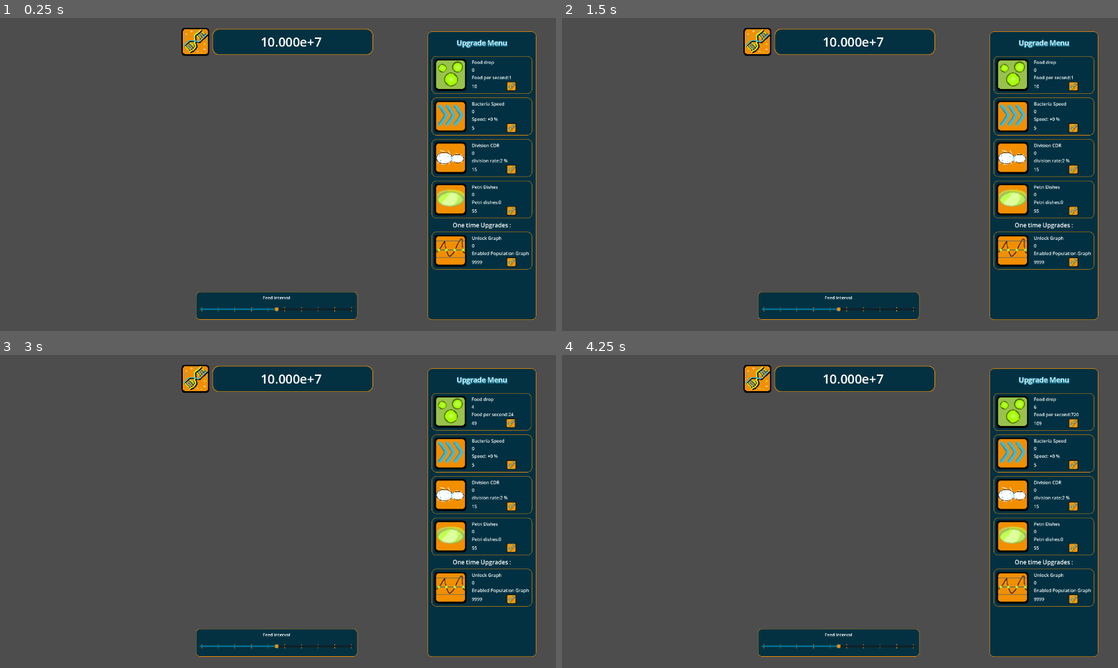
Above: before the commit, frames 1-4 (two rows, left to right).
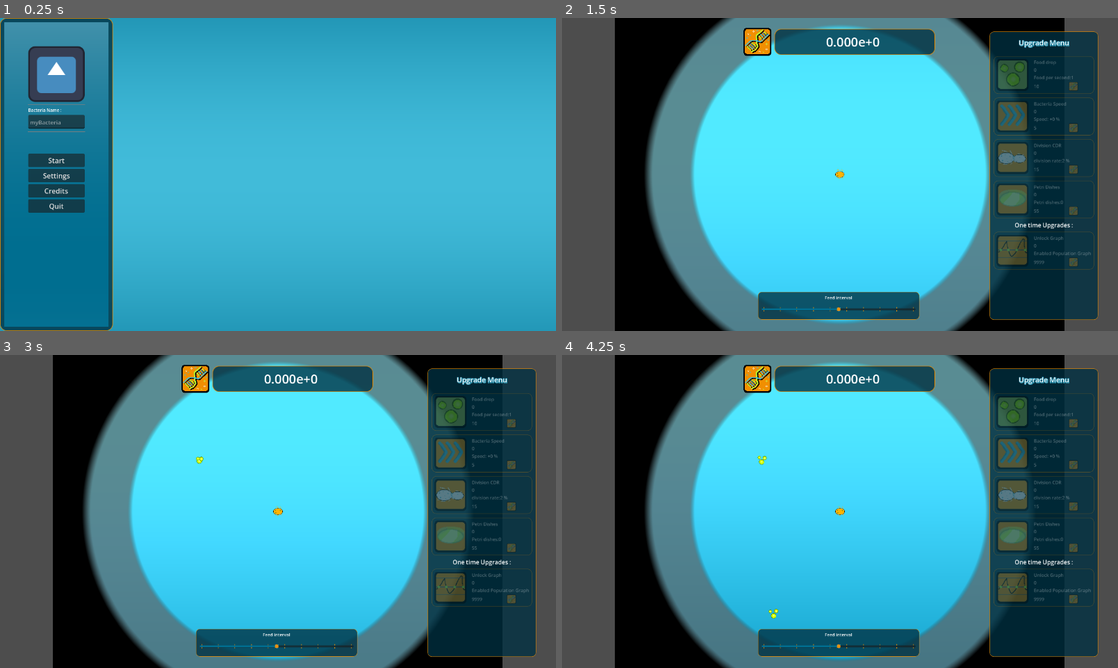
Above: after the commit, the same moments.

Repository: MisterIXI/chili-code-jam-4
Game: Godot game, scene res://entities/ui/game_ui.tscn
Two runs of this game, one before a commit and one after it. Both use one fixed random seed, a clock stepped at 60 frames per second and the inputs below. Before the commit the project has no main scene; this scene is started directly in both runs. The engine's default icon, where the game draws it, is replaced by a stand-in: a white triangle on a blue panel in a dark square.
Inputs (mouse positions are in pixels of both pictures, inside the frame that each line leads up to):
- Up to frame 1 (0.25 s): no input
- Up to frame 2 (1.5 s): click (617, 158) at 0.5 s, where only the run after the commit has a clickable "Start"; click (617, 158) at 1.25 s, where only the run after the commit has a clickable "Start"
- Up to frame 3 (3 s): tap Enter at 2 s; move the mouse to (294, 380) at 2.02 s; hold D (move_right) 2.03-2.78 s; tap 1 (hotkey_1) at 2.1, 2.85 s; click (294, 380) at 2.17 s; tap Space at 2.75 s; hold Down (move_backward) from 2.78 s (still down); click (294, 380) at 2.92 s
- Up to frame 4 (4.25 s): tap Enter at 3.5 s; move the mouse to (895, 442) at 3.52 s; release Down (move_backward) at 3.53 s; hold D (move_right) from 3.53 s (still down); tap 1 (hotkey_1) at 3.6 s

The runs differ from the first frame. In frame 1, 99% of the frame differs, in the area x 0-100%, y 0-100%; in frame 2, 71%; in frame 3, 71%; in frame 4, 71%.

Commit message:
upgrade_loaded_after_restart

Diff:
--- a/autoload/game_data.gd
+++ b/autoload/game_data.gd
@@ -35,15 +35,15 @@
     u_basic_graphs  =0
     u_advanced_graphs = 0
     u_auto_upgrader =0
-    s_master_volume   =0.5
-    s_music_volume  =0.5
-    s_sound_volume =0.5
+    s_master_volume   =0.1
+    s_music_volume  =0.1
+    s_sound_volume =0.1
     s_fullscreen =0
     s_fps_counter  =1
     s_max_bacterias  =1000
     s_save_game_data  =1
     s_save_interval=60
-    p_dna_currency  = 99999999.0
+    p_dna_currency  = 0.0
     p_total_bacterias_spawned  = 1.0
     p_bacterias  = 1.0
     p_food_slider  = 0.5
--- a/autoload/persistent_manager.gd
+++ b/autoload/persistent_manager.gd
@@ -80,21 +80,34 @@
         ## Load data from saved_data with get value
         ## Upgrades
         GameData.u_food_drop_max = saved_data.get("food_drop_max", 0)
+        UpgradeManager.on_upgrade_game_data_loaded("food_drop_max",GameData.u_food_drop_max)
+
         GameData.u_petri_dishes  = saved_data.get("petri_dishes", 0)
-        GameData.u_bacteria_speed  = saved_data.get("bacteria_speedx", 0)
+        UpgradeManager.on_upgrade_game_data_loaded("petri_dishes",GameData.u_petri_dishes)
+
+        GameData.u_bacteria_speed  = saved_data.get("bacteria_speed", 0)
+        UpgradeManager.on_upgrade_game_data_loaded("petri_dishes", GameData.u_bacteria_speed)
+
         GameData.u_bacteria_division_cdr = saved_data.get("bacteria_division_cdr", 0)
+        UpgradeManager.on_upgrade_game_data_loaded("bacteria_division_cdr", GameData.u_bacteria_division_cdr)
+
         GameData.u_basic_graphs  =saved_data.get("basic_graphs", 0)
+        UpgradeManager.on_upgrade_game_data_loaded("basic_graphs", GameData.u_basic_graphs)
+
         GameData.u_advanced_graphs = saved_data.get("advanced_graphs", 0)
+        UpgradeManager.on_upgrade_game_data_loaded("advanced_graphs", GameData.u_advanced_graphs)
+
         GameData.u_auto_upgrader =saved_data.get("auto_upgrader", 0)
+        UpgradeManager.on_upgrade_game_data_loaded("auto_upgrader", GameData.u_auto_upgrader)
         ### Settings
         GameData.s_master_volume = saved_data.get("master_volume", 0.0)
         GameData.s_music_volume = saved_data.get("music_volume", 0.0)
         GameData.s_sound_volume =saved_data.get("sound_volume", 0.0)
         GameData.s_fullscreen =saved_data.get("fullscreen", 0)
-        GameData.s_fps_counter  =saved_data.get("fps_counter", 0)
-        GameData.s_max_bacterias  =saved_data.get("max_bacterias", 0)
-        GameData.s_save_game_data  =saved_data.get("save_game_data", 0)
-        GameData.s_save_interval=saved_data.get("save_interval", 0)
+        GameData.s_fps_counter =saved_data.get("fps_counter", 0)
+        GameData.s_max_bacterias =saved_data.get("max_bacterias", 0)
+        GameData.s_save_game_data =saved_data.get("save_game_data", 0)
+        GameData.s_save_interval = saved_data.get("save_interval", 0)
         ### Progress
         GameData.p_dna_currency  = saved_data.get("dna_currency", 0.0)
         GameData.p_total_bacterias_spawned  = saved_data.get("total_bacterias_spawned", 0.0)
--- a/autoload/sound_manager.gd
+++ b/autoload/sound_manager.gd
@@ -61,6 +61,9 @@
     _audio_bus_master = AudioServer.get_bus_index("Master")
     _audio_bus_music = AudioServer.get_bus_index("Music")
     _audio_bus_sound = AudioServer.get_bus_index("Sound")
+    PersistentManager.game_data_loaded.connect(_on_game_data_loaded)
+
+func _on_game_data_loaded()->void:
     _initiale_volume()
 
 ####################### / BASED FUNCTIONS
--- a/autoload/upgrade_manager.gd
+++ b/autoload/upgrade_manager.gd
@@ -33,14 +33,14 @@
 
 
 ## this function will store game data after restarts
-func on_upgrade_game_data_loaded(_level : int,_upgrade : Upgrade) ->void:
+func on_upgrade_game_data_loaded(_upgrade_string : String,_level : int) ->void:
     ## upgradelevel to database
     for x in upgrade_list:
-        if x.upgrade_name == _upgrade.upgrade_name:
+        if x.upgrade_name == _upgrade_string:
             for y in _level:
                 x.apply_upgrade()
-    ## update visuals
-    update_visual_upgrade.emit(_upgrade)
+            update_visual_upgrade.emit(x)
+            ## update visuals
 
 ### ON BUTTON PRESSED
 func on_upgrade_clicked(upgrade_string :String) ->void:
--- a/entities/bacteria/spawn_manager.gd
+++ b/entities/bacteria/spawn_manager.gd
@@ -1,7 +1,6 @@
 extends Node2D
 class_name Spawn_Manager
 
-const BACTERIA_SCENE = preload("res://entities/test/bubble.tscn")
 const SMART_BACTERIA_SCENE = preload("res://entities/bacteria/smart_bacteria.tscn")
 @export var real_spawn_curve: Curve
 @export var food_mgr: FoodManager
@@ -73,19 +72,8 @@
 	else:
 		fake_bacteria_count += 1.0
 	_add_player_progress(1)
-	# Use range(value) to iterate the requested number of times
-	#for n in range(1):
-	# _new_bacteria(start_health,start_speed, _pos)
-	# print("Bacteria#: ", get_child_count())
 
 
-func _new_bacteria(_start_health : int, _start_speed : float, _pos : Vector2) ->void:
-
-	var _bacteria_scene : Bacteria= BACTERIA_SCENE.instantiate() as Bacteria
-	add_child(_bacteria_scene)
-	_bacteria_scene.global_position = _pos
-	_bacteria_scene.setup(_start_health, _start_speed)
-		# Defer add_child
 
 func _new_smart_bacteria(pos: Vector2) -> void:
 	var bacteria: SmartBacteria = SMART_BACTERIA_SCENE.instantiate()
--- a/entities/food/food.gd
+++ b/entities/food/food.gd
@@ -7,7 +7,7 @@
 	body_entered.connect(_on_body_entered)
 
 func _on_body_entered(_body: Node2D) ->void:
-	if _body is Bacteria or _body is SmartBacteria:
+	if _body is SmartBacteria:
 		if !_is_allready_eaten:
 			_is_allready_eaten = true
 			# monitorable = false
--- a/entities/game/game_scene_final.tscn
+++ /dev/null
@@ -1,3 +0,0 @@
-[gd_scene format=3 uid="uid://d3oklbd3gvih5"]
-
-[node name="test_Scene" type="Node2D" unique_id=878687820]
--- /dev/null
+++ b/entities/game/intro_scene.tscn
@@ -0,0 +1,3 @@
+[gd_scene format=3 uid="uid://b0hnfk0ot2lkj"]
+
+[node name="intro_scene" type="Node2D" unique_id=1792973364]
--- a/entities/player/player_bacteria.tscn
+++ /dev/null
@@ -1,41 +0,0 @@
-[gd_scene format=3 uid="uid://cmb6rtxo55gr"]
-
-[ext_resource type="Script" uid="uid://b4mgha1whfl8e" path="res://entities/test/player_controller.gd" id="1_0xef5"]
-[ext_resource type="Texture2D" uid="uid://1futmjcqdt3g" path="res://textures/test_bacteria2.png" id="2_4ib2q"]
-[ext_resource type="PackedScene" uid="uid://cku7lehw17qfo" path="res://entities/modules/attack_pili.tscn" id="3_gkuxe"]
-[ext_resource type="PackedScene" uid="uid://dqysonr4jj16j" path="res://entities/modules/hurtbox_component.tscn" id="4_7s7cg"]
-[ext_resource type="PackedScene" uid="uid://bfhie18g76lue" path="res://entities/modules/healt_component.tscn" id="5_utksp"]
-
-[sub_resource type="CircleShape2D" id="CircleShape2D_ln0xr"]
-radius = 30.0
-
-[sub_resource type="CapsuleShape2D" id="CapsuleShape2D_s5in4"]
-radius = 69.65
-height = 467.37
-
-[node name="Player_Bacteria" type="Node2D" unique_id=1138721639]
-
-[node name="bacteria_body" type="RigidBody2D" parent="." unique_id=1619263442]
-linear_damp = 0.8
-angular_damp = 7.0
-script = ExtResource("1_0xef5")
-
-[node name="CollisionShape2D" type="CollisionShape2D" parent="bacteria_body" unique_id=92709900]
-shape = SubResource("CircleShape2D_ln0xr")
-
-[node name="Sprite2D2" type="Sprite2D" parent="bacteria_body" unique_id=1965156446]
-rotation = 1.5707964
-texture = ExtResource("2_4ib2q")
-
-[node name="Attack_Pili" parent="bacteria_body" unique_id=4449630 instance=ExtResource("3_gkuxe")]
-position = Vector2(97, -2)
-rotation = 1.4922565
-scale = Vector2(0.99999994, 0.99999994)
-
-[node name="Hurtbox_Component" parent="bacteria_body" unique_id=1501618438 node_paths=PackedStringArray("health_component") instance=ExtResource("4_7s7cg")]
-health_component = NodePath("../../Healt_Component")
-
-[node name="CollisionShape2D" type="CollisionShape2D" parent="bacteria_body/Hurtbox_Component" unique_id=881121067]
-shape = SubResource("CapsuleShape2D_s5in4")
-
-[node name="Healt_Component" parent="." unique_id=533804621 instance=ExtResource("5_utksp")]
--- a/entities/test/bubble.gd
+++ /dev/null
@@ -1,42 +0,0 @@
-extends RigidBody2D
-class_name Bacteria
-var life_time : float = 100.0
-var well_fed : int = 0
-
-@onready var anim_sprite :AnimatedSprite2D =$AnimatedSprite2D
-func _ready() -> void:
-	anim_sprite.animation_finished.connect(_on_animation_finished_dying)
-# Called when the node instantiate
-func setup(_life_time : float, _speed : float) -> void:
-	linear_velocity = Vector2(_speed,_speed)
-	life_time = _life_time
-	anim_sprite.play("spawn")
-
-func _physics_process(delta: float) -> void:
-	life_time -= delta
-	_check_death()
-
-func _check_death() -> void:
-	if life_time <= 0:
-		_died()
-
-func _died() ->void:
-
-	anim_sprite.play("dying")
-	linear_damp = 0.9
-
-func eat(_amount : int) ->void:
-	well_fed += _amount
-	cellula_divisio()
-
-func cellula_divisio() ->void:
-	#Spawn Manager with Timer give position
-
-	get_parent().spawn(global_position)
-	well_fed = 0
-
-func _on_animation_finished_dying() ->void:
-	if anim_sprite.animation == "dying":
-		print("bacteria died")
-		#chance to drop food if die after ugprade is enabled
-		queue_free()
--- a/entities/test/bubble.tscn
+++ /dev/null
@@ -1,27 +0,0 @@
-[gd_scene format=3 uid="uid://bqvqqbgr564lb"]
-
-[ext_resource type="Script" uid="uid://b14a75thuvtt4" path="res://entities/test/bubble.gd" id="1_t2k6f"]
-[ext_resource type="SpriteFrames" uid="uid://dkrccksyltqt4" path="res://entities/bacteria/Sprite_Frame_Bacteria_01.tres" id="2_t2k6f"]
-
-[sub_resource type="PhysicsMaterial" id="PhysicsMaterial_fh42i"]
-friction = 0.0
-bounce = 1.0
-
-[sub_resource type="CircleShape2D" id="CircleShape2D_t2k6f"]
-radius = 14.035668
-
-[node name="bubble" type="RigidBody2D" unique_id=333076184]
-collision_layer = 3
-physics_material_override = SubResource("PhysicsMaterial_fh42i")
-script = ExtResource("1_t2k6f")
-
-[node name="CollisionShape2D" type="CollisionShape2D" parent="." unique_id=74351563]
-shape = SubResource("CircleShape2D_t2k6f")
-
-[node name="AnimatedSprite2D" type="AnimatedSprite2D" parent="." unique_id=187898852]
-modulate = Color(0.94509804, 0.56078434, 0.003921569, 1)
-sprite_frames = ExtResource("2_t2k6f")
-animation = &"spawn"
-autoplay = "idle"
-frame = 5
-frame_progress = 1.0
--- a/entities/test/eye_controller.gd
+++ /dev/null
@@ -1,27 +0,0 @@
-extends Sprite2D
-
-const SPEED : float = 2.0
-
-var _rotation_angle : float = 0.0
-
-# Called when the node enters the scene tree for the first time.
-func _ready() -> void:
-	pass # Replace with function body.
-
-func _input(_event: InputEvent) -> void:
-
-	if _event.is_action_pressed("move_backward"):
-		_rotation_angle =  -180
-	elif _event.is_action_pressed("move_forward"):
-		_rotation_angle =  180
-	elif _event.is_action_pressed("move_left"):
-		_rotation_angle =  90
-	elif _event.is_action_pressed("move_right"):
-		_rotation_angle = -90
-	else:
-		if Input.get_vector("move_backward", "move_forward","move_left","move_right").length() < 0.1:
-			_rotation_angle = 0
-
-func _process(_delta: float) -> void:
-
-	rotation = _rotation_angle
--- a/entities/test/game_scene.tscn
+++ /dev/null
@@ -1,116 +0,0 @@
-[gd_scene format=3 uid="uid://cgv0q75evj3tx"]
-
-[ext_resource type="Script" uid="uid://b4mgha1whfl8e" path="res://entities/test/player_controller.gd" id="1_ln0xr"]
-[ext_resource type="Texture2D" uid="uid://c450n5w02tgeg" path="res://textures/test_bacteria.png" id="2_ln0xr"]
-[ext_resource type="Texture2D" uid="uid://t54se15rx8o6" path="res://textures/test_bacteria_eye.png" id="3_u8k4i"]
-
-[sub_resource type="CircleShape2D" id="CircleShape2D_ln0xr"]
-radius = 30.0
-
-[node name="game_scene" type="Node2D" unique_id=74893840]
-
-[node name="Player_Bacteria" type="Node2D" parent="." unique_id=779174777]
-
-[node name="bacteria_body" type="RigidBody2D" parent="Player_Bacteria" unique_id=213954961]
-rotation = 1.4922565
-linear_damp = 0.8
-angular_damp = 7.0
-script = ExtResource("1_ln0xr")
-
-[node name="CollisionShape2D" type="CollisionShape2D" parent="Player_Bacteria/bacteria_body" unique_id=1746581834]
-shape = SubResource("CircleShape2D_ln0xr")
-
-[node name="Sprite2D2" type="Sprite2D" parent="Player_Bacteria/bacteria_body" unique_id=1198091302]
-scale = Vector2(0.415, 0.415)
-texture = ExtResource("2_ln0xr")
-
-[node name="Sprite2D3" type="Sprite2D" parent="Player_Bacteria/bacteria_body" unique_id=537454608]
-z_index = 1
-scale = Vector2(0.415, 0.415)
-texture = ExtResource("3_u8k4i")
-
-[node name="PinJoint2D" type="PinJoint2D" parent="Player_Bacteria/bacteria_body" unique_id=462205582]
-node_a = NodePath("..")
-node_b = NodePath("../../Bacteria_Tail")
-bias = 0.9
-softness = 4.0
-
-[node name="Bacteria_Tail" type="RigidBody2D" parent="Player_Bacteria" unique_id=2030703235]
-position = Vector2(23, 19)
-linear_damp = 2.0
-
-[node name="CollisionShape2D2" type="CollisionShape2D" parent="Player_Bacteria/Bacteria_Tail" unique_id=572710789]
-shape = SubResource("CircleShape2D_ln0xr")
-
-[node name="Sprite2D" type="Sprite2D" parent="Player_Bacteria/Bacteria_Tail" unique_id=153637559]
-scale = Vector2(0.415, 0.415)
-texture = ExtResource("2_ln0xr")
-
-[node name="PinJoint2D2" type="PinJoint2D" parent="Player_Bacteria/Bacteria_Tail" unique_id=766861691]
-node_a = NodePath("..")
-node_b = NodePath("../../Bacteria_Tail2")
-softness = 4.0
-
-[node name="Bacteria_Tail2" type="RigidBody2D" parent="Player_Bacteria" unique_id=1980683547]
-position = Vector2(53, 18)
-linear_damp = 2.0
-
-[node name="CollisionShape2D2" type="CollisionShape2D" parent="Player_Bacteria/Bacteria_Tail2" unique_id=1360005695]
-shape = SubResource("CircleShape2D_ln0xr")
-
-[node name="Sprite2D" type="Sprite2D" parent="Player_Bacteria/Bacteria_Tail2" unique_id=559823630]
-scale = Vector2(0.415, 0.415)
-texture = ExtResource("2_ln0xr")
-
-[node name="PinJoint2D3" type="PinJoint2D" parent="Player_Bacteria/Bacteria_Tail2" unique_id=1317693453]
-node_a = NodePath("..")
-node_b = NodePath("../../Bacteria_Tail3")
-softness = 4.0
-
-[node name="Bacteria_Tail3" type="RigidBody2D" parent="Player_Bacteria" unique_id=621295484]
-position = Vector2(79, 18)
-linear_damp = 2.0
-
-[node name="CollisionShape2D2" type="CollisionShape2D" parent="Player_Bacteria/Bacteria_Tail3" unique_id=1100379389]
-shape = SubResource("CircleShape2D_ln0xr")
-
-[node name="Sprite2D" type="Sprite2D" parent="Player_Bacteria/Bacteria_Tail3" unique_id=737281192]
-scale = Vector2(0.415, 0.415)
-texture = ExtResource("2_ln0xr")
-
-[node name="PinJoint2D4" type="PinJoint2D" parent="Player_Bacteria/Bacteria_Tail3" unique_id=845876841]
-node_a = NodePath("..")
-node_b = NodePath("../../Bacteria_Tail4")
-softness = 4.0
-
-[node name="Bacteria_Tail4" type="RigidBody2D" parent="Player_Bacteria" unique_id=924716143]
-position = Vector2(105, 19)
-linear_damp = 2.0
-
-[node name="CollisionShape2D2" type="CollisionShape2D" parent="Player_Bacteria/Bacteria_Tail4" unique_id=88067339]
-shape = SubResource("CircleShape2D_ln0xr")
-
-[node name="Sprite2D" type="Sprite2D" parent="Player_Bacteria/Bacteria_Tail4" unique_id=2020337081]
-scale = Vector2(0.415, 0.415)
-texture = ExtResource("2_ln0xr")
-
-[node name="PinJoint2D5" type="PinJoint2D" parent="Player_Bacteria/Bacteria_Tail4" unique_id=90828051]
-node_a = NodePath("..")
-node_b = NodePath("../../Bacteria_Tail5")
-softness = 4.0
-
-[node name="Bacteria_Tail5" type="RigidBody2D" parent="Player_Bacteria" unique_id=1310233618]
-position = Vector2(132, 20)
-linear_damp = 2.0
-
-[node name="CollisionShape2D2" type="CollisionShape2D" parent="Player_Bacteria/Bacteria_Tail5" unique_id=311021665]
-shape = SubResource("CircleShape2D_ln0xr")
-
-[node name="Sprite2D" type="Sprite2D" parent="Player_Bacteria/Bacteria_Tail5" unique_id=712725427]
-scale = Vector2(0.415, 0.415)
-texture = ExtResource("2_ln0xr")
-
-[node name="Camera2D" type="Camera2D" parent="." unique_id=191204191]
-
-[node name="DirectionalLight2D" type="DirectionalLight2D" parent="." unique_id=1199567011]
-energy = 0.25
--- a/entities/test/game_scene2_robbi.tscn
+++ /dev/null
@@ -1,17 +0,0 @@
-[gd_scene format=3 uid="uid://c0fano8sn7ex6"]
-
-[ext_resource type="Material" uid="uid://i7r7rm4i8ve8" path="res://shaders/shader_material_background.tres" id="1_s5in4"]
-
-[node name="game_scene" type="Node2D" unique_id=74893840]
-
-[node name="Background" type="ColorRect" parent="." unique_id=587980553]
-material = ExtResource("1_s5in4")
-offset_left = -991.0
-offset_top = -540.0
-offset_right = 929.0
-offset_bottom = 540.0
-
-[node name="Camera2D" type="Camera2D" parent="." unique_id=191204191]
-
-[node name="DirectionalLight2D" type="DirectionalLight2D" parent="." unique_id=1199567011]
-energy = 0.25
--- a/entities/test/performance_test.tscn
+++ /dev/null
@@ -1,52 +0,0 @@
-[gd_scene format=3 uid="uid://do07o8737pv1c"]
-
-[ext_resource type="Material" uid="uid://i7r7rm4i8ve8" path="res://shaders/shader_material_background.tres" id="1_plbgc"]
-[ext_resource type="PackedScene" uid="uid://bkyt3dnhvyv6a" path="res://entities/bacteria/spawn_manager.tscn" id="2_b1gyv"]
-[ext_resource type="PackedScene" uid="uid://bm2qdu4vgow0m" path="res://autoload/food_manager.tscn" id="3_4d0ye"]
-
-[sub_resource type="PhysicsMaterial" id="PhysicsMaterial_plbgc"]
-friction = 0.0
-bounce = 1.0
-
-[sub_resource type="RectangleShape2D" id="RectangleShape2D_4d0ye"]
-size = Vector2(1920, 100)
-
-[node name="game_scene" type="Node2D" unique_id=74893840]
-
-[node name="Background" type="ColorRect" parent="." unique_id=587980553]
-material = ExtResource("1_plbgc")
-offset_left = -991.0
-offset_top = -540.0
-offset_right = 929.0
-offset_bottom = 540.0
-
-[node name="Camera2D" type="Camera2D" parent="." unique_id=191204191]
-zoom = Vector2(0.61, 0.61)
-
-[node name="DirectionalLight2D" type="DirectionalLight2D" parent="." unique_id=1199567011]
-energy = 0.25
-
-[node name="Spawn_Manager" parent="." unique_id=1027638047 instance=ExtResource("2_b1gyv")]
-
-[node name="Food_Manager" parent="." unique_id=683063397 instance=ExtResource("3_4d0ye")]
-
-[node name="Cage" type="StaticBody2D" parent="." unique_id=773666474]
-physics_material_override = SubResource("PhysicsMaterial_plbgc")
-
-[node name="CollisionShape2D" type="CollisionShape2D" parent="Cage" unique_id=1603689164]
-position = Vector2(-33, 491)
-shape = SubResource("RectangleShape2D_4d0ye")
-
-[node name="CollisionShape2D2" type="CollisionShape2D" parent="Cage" unique_id=199862446]
-position = Vector2(-29, -486)
-shape = SubResource("RectangleShape2D_4d0ye")
-
-[node name="CollisionShape2D3" type="CollisionShape2D" parent="Cage" unique_id=1313239242]
-position = Vector2(922, -75)
-rotation = 1.5707964
-shape = SubResource("RectangleShape2D_4d0ye")
-
-[node name="CollisionShape2D4" type="CollisionShape2D" parent="Cage" unique_id=134686913]
-position = Vector2(-980, -81)
-rotation = 1.5707964
-shape = SubResource("RectangleShape2D_4d0ye")
--- a/entities/test/player_controller.gd
+++ /dev/null
@@ -1,29 +0,0 @@
-extends RigidBody2D
-
-const SPEED: float = 500.0
-const ACCELERATION : float = 1110.0
-
-var _input_vector : Vector2 = Vector2.ZERO
-var _old_velocity : Vector2  = Vector2.ZERO
-# Called when the node enters the scene tree for the first time.
-func _ready() -> void:
-	pass # Replace with function body.
-
-func _input(_event: InputEvent) -> void:
-	_input_vector = Input.get_vector("move_left","move_right", "move_forward", "move_backward")
-
-# Called every frame. 'delta' is the elapsed time since the previous frame.
-func _physics_process(_delta: float) -> void:
-
-	#_old_velocity = linear_velocity
-
-	linear_velocity = _get_velocity(_delta)
-
-
-func _get_velocity(_delta: float) ->Vector2 :
-	var _new_velocity : Vector2 = _input_vector * SPEED
-
-	var _result : Vector2 = _old_velocity.move_toward(_new_velocity,ACCELERATION * _delta)
-	_old_velocity = _result
-	return _result
-	#return linear_velocity.move_toward(_new_velocity, ACCELERATION * _delta)
--- a/entities/test/rigid_spawner.gd
+++ /dev/null
@@ -1,12 +0,0 @@
-extends Node2D
-
-const bubble_scene = preload("res://entities/test/bubble.tscn")
-# Called when the node enters the scene tree for the first time.
-func _ready() -> void:
-	spawn_bubbles(500)
-
-func spawn_bubbles(value : int ) ->void:
-	for x in range(0,value):
-		var _new = bubble_scene.instantiate()
-		add_child(_new)
-		_new.global_position = global_position
--- a/entities/ui/game_ui.tscn
+++ b/entities/ui/game_ui.tscn
@@ -35,7 +35,6 @@
 script = ExtResource("1_7g2dv")
 
 [node name="Menu" type="Control" parent="." unique_id=1287745693]
-visible = false
 layout_mode = 3
 anchors_preset = 15
 anchor_right = 1.0
@@ -487,6 +486,7 @@
 one_shot = true
 
 [node name="HUD" type="Control" parent="." unique_id=35774597]
+visible = false
 layout_mode = 3
 anchors_preset = 15
 anchor_right = 1.0
--- a/entities/ui/menu.gd
+++ b/entities/ui/menu.gd
@@ -58,6 +58,14 @@
 	_button_clear.pressed.connect(_on_button_clear_pressed)
 	_button_delete.pressed.connect(_on_button_delete_pressed)
 	_delete_timer.timeout.connect(_on_delete_timer_reset)
+
+	##persistent on gamedata loaded
+	PersistentManager.game_data_loaded.connect(_on_game_data_loaded)
+
+func _on_game_data_loaded()->void:
+	_master_volume_slider.value = GameData.s_master_volume
+	_music_volume_slider.value= GameData.s_music_volume
+	_sound_volume_slider.value = GameData.s_sound_volume
 
 #### MENU BUTTON FUNCTIONS ####
 func _on_button_start() ->void:
--- a/project.godot
+++ b/project.godot
@@ -11,6 +11,7 @@
 [application]
 
 config/name="Pili"
+run/main_scene="uid://b0hnfk0ot2lkj"
 config/features=PackedStringArray("4.6", "Forward Plus")
 config/icon="res://icon.svg"
 
Not shown, removed: entities/test/bubble.gd.uid
Not shown, removed: entities/test/eye_controller.gd.uid
Not shown, removed: entities/test/player_controller.gd.uid
Not shown, removed: entities/test/rigid_spawner.gd.uid
